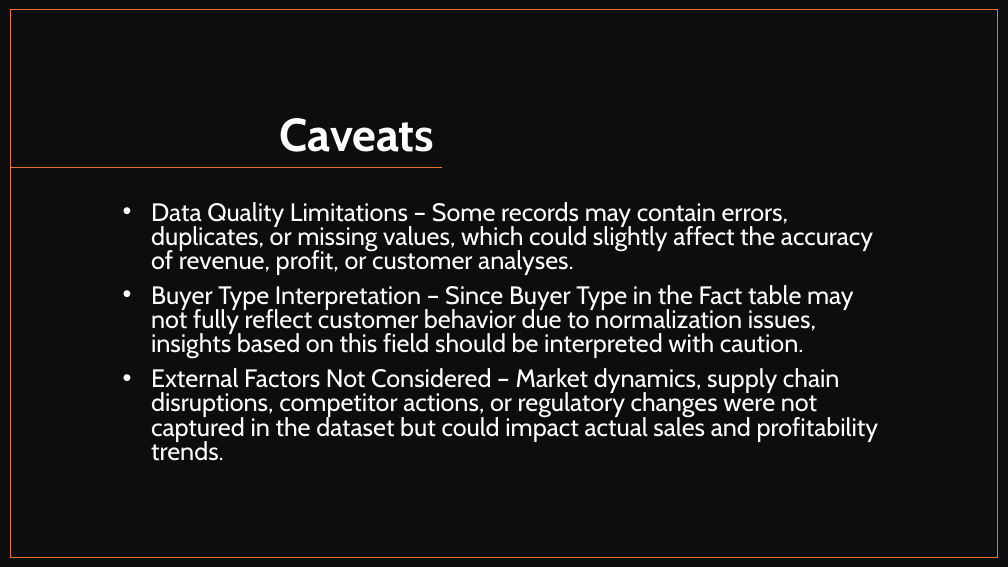
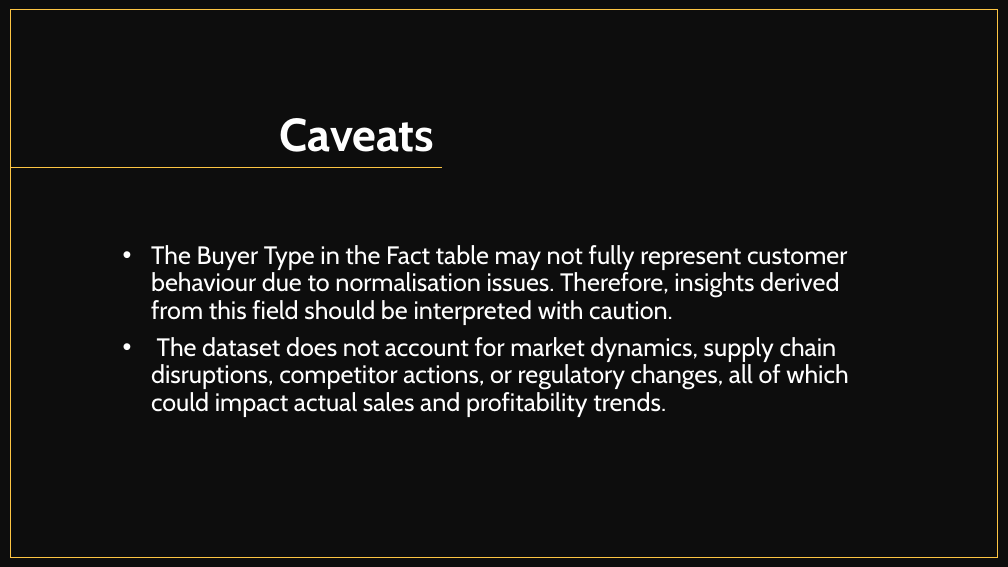
Before and after one commit to cephard/NovaMed-Solutions, a slide deck: slide 34 of NovaMed Solutions Presentation.pptx (slide 33 before the commit). Drawn at 1008x567 pixels with LibreOffice and Linux fonts; fonts in the diff are those of the drawing. Boxes give left, top, right and bottom in pixels: in the first picture for what was removed or moved away, otherwise in the second. Text is boxed around its words. In the diff, an @@ line names an element or a change of style, - is before the commit and + after.

```diff
--- a/NovaMed Solutions Presentation.pptx
+++ b/NovaMed Solutions Presentation.pptx
@@ background #FFFFFF to #FDC543 @@
@@ rectangle at (11, 10, 998, 558): outline #E97132 1 pt to #FDC543 1 pt @@
@@ line (442, 168) - (11, 168): stroke #E97132 1 pt to #FDC543 1 pt @@
@@ subtitle at (151, 245, 848, 417): text changed @@
-• Data Quality Limitations – Some records may contain errors, duplicates, or missing values, which could slightly affect the accuracy of revenue, profit, or customer analyses.
-• Buyer Type Interpretation – Since Buyer Type in the Fact table may not fully reflect customer behavior due to normalization issues, insights based on this field should be interpreted with caution.
-• External Factors Not Considered – Market dynamics, supply chain disruptions, competitor actions, or regulatory changes were not captured in the dataset but could impact actual sales and profitability trends.
+• The Buyer Type in the Fact table may not fully represent customer behaviour due to normalisation issues. Therefore, insights derived from this field should be interpreted with caution.
+• The dataset does not account for market dynamics, supply chain disruptions, competitor actions, or regulatory changes, all of which could impact actual sales and profitability trends.
```
Also in this commit, not shown: 24 other slides changed, 11 slides added, 8 slides removed, 3 other files.
